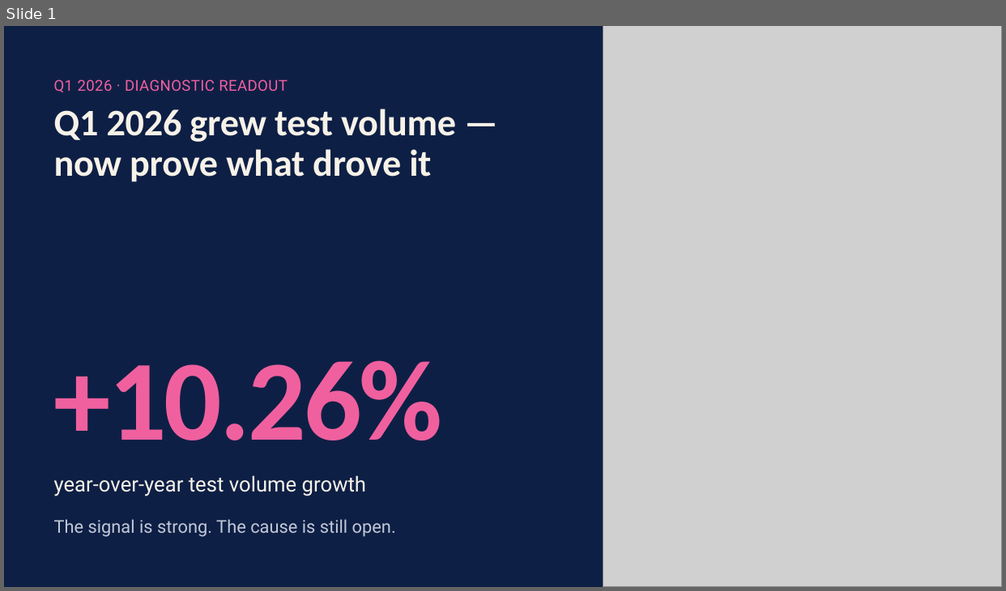
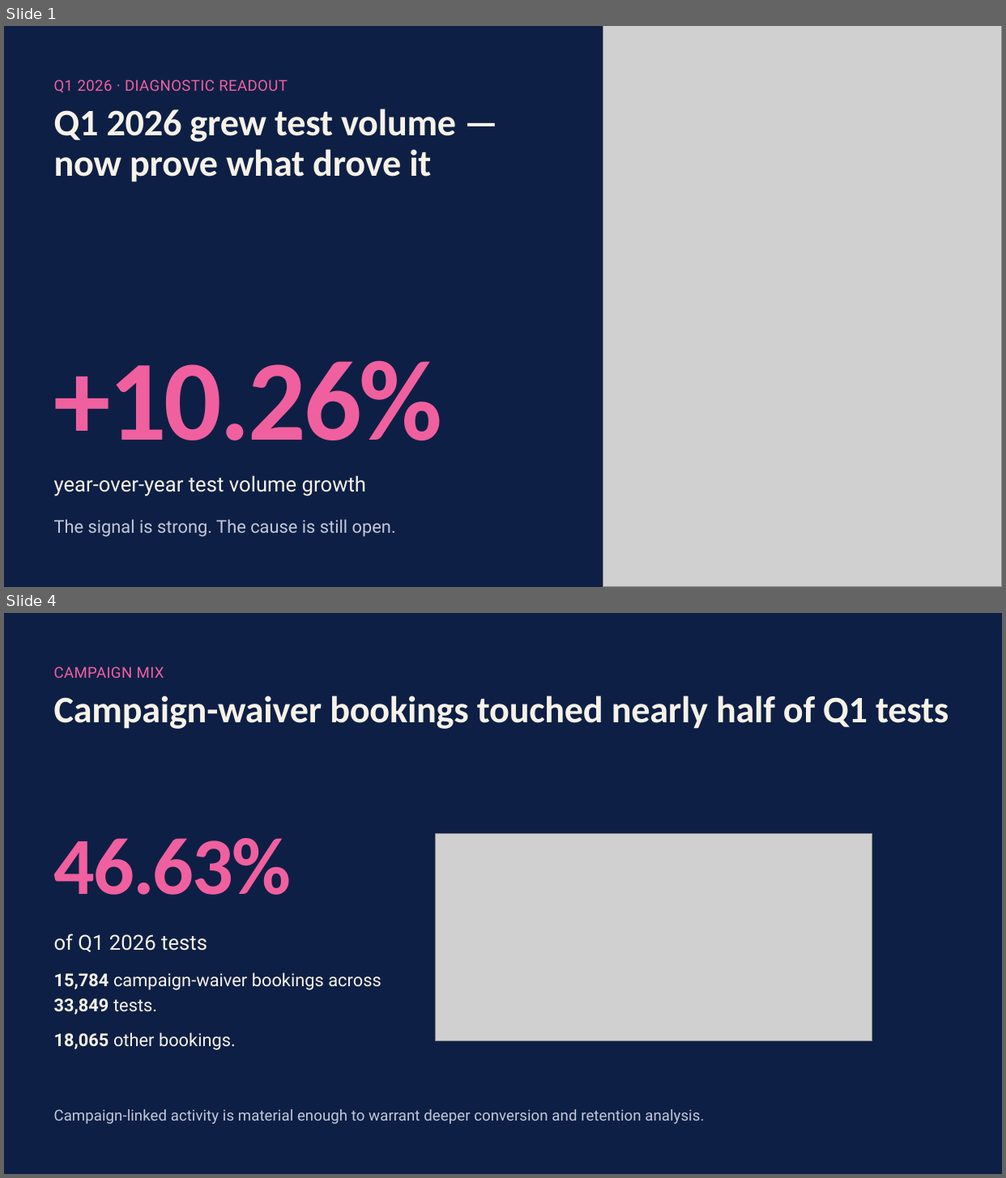
Before and after one commit to harshalpatil-IITGN/c2-build1-brief-a-group-2, a slide deck: brief_e/1026percent.pptx. Shown one above the other, each under a label of ours: slide 1 before the commit, slides 1 and 4 after it; the slides between them are not shown. The pictures are 1006x591 and 1006x1178 pixels, drawn with LibreOffice and Linux fonts; fonts in the diff are those of the drawing; grey boxes stand for pictures; background and template pictures are left out. Boxes give left, top, right and bottom in pixels: in the first picture for what was removed or moved away, otherwise in the second. Text is boxed around its words. In the diff, an @@ line names an element or a change of style, - is before the commit and + after.

```diff
--- a/brief_e/1026percent.pptx
+++ b/brief_e/1026percent.pptx
@@ slide 4 added at [4, 613, 1002, 1174], background #0E1F45 @@
@@ text added at [54, 666, 164, 678], 14.5 pt, text #F0609E @@
+CAMPAIGN MIX
@@ text added at [54, 696, 948, 729], 36 pt, text #F7F2E8, bold @@
+Campaign-waiver bookings touched nearly half of Q1 tests
@@ text added at [54, 838, 292, 895], 78 pt, text #F0609E, bold @@
+46.63%
@@ picture added at [436, 833, 872, 1041] @@
@@ text added at [54, 934, 207, 952], 20 pt, text #F7F2E8 @@
+of Q1 2026 tests
@@ text added at [54, 973, 381, 1050], 17 pt, text #F7F2E8 @@
+15,784 campaign-waiver bookings across 33,849 tests.
+18,065 other bookings.
@@ text added at [54, 1110, 704, 1124], 14.5 pt, text #C2C8D8 @@
+Campaign-linked activity is material enough to warrant deeper conversion and retention analysis.
```
Also in this commit, not shown: 4 other slides added.
